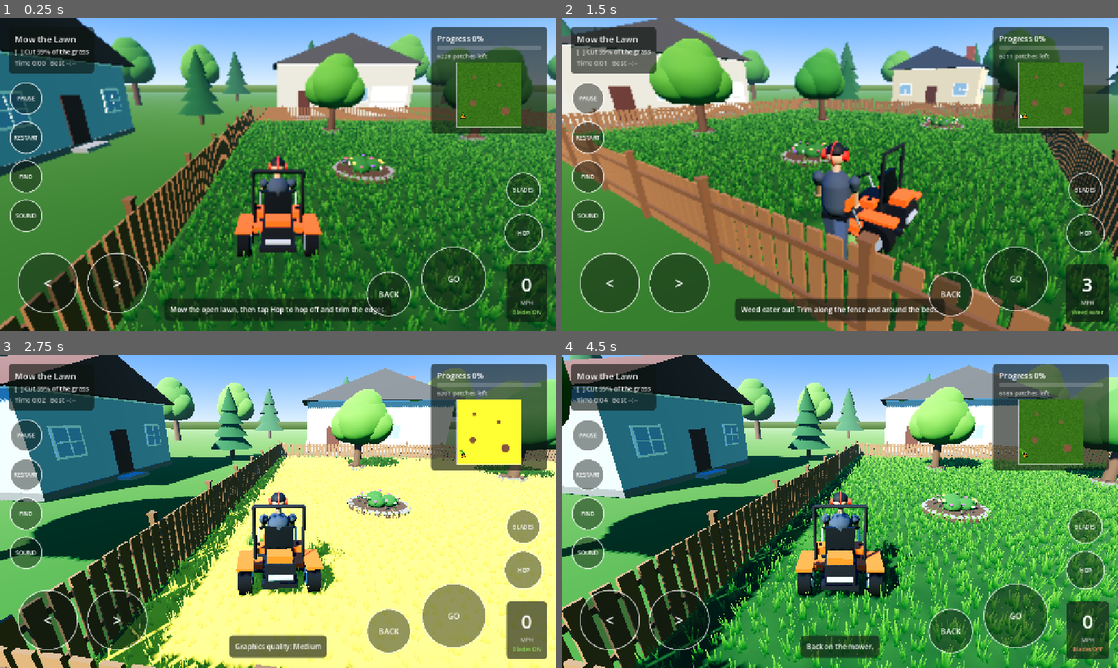
Above: before the commit, frames 1-4 (two rows, left to right).
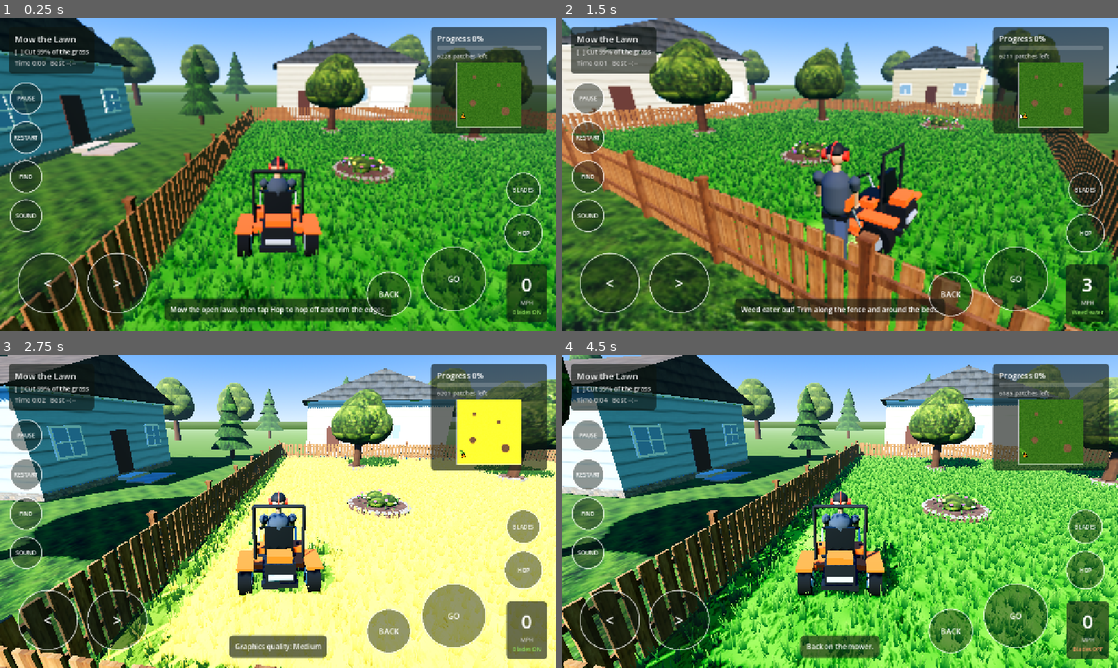
Above: after the commit, the same moments.

Repository: ElSpaniard97/lawn-wrangler
Game: Godot game, scene res://scenes/yard.tscn
The game is run twice, just before and just after one commit, with the same random seed, the same clock (stepped at 60 frames per second) and the same inputs.
Inputs (mouse positions are in pixels of both pictures, inside the frame that each line leads up to):
- Up to frame 1 (0.25 s): no input
- Up to frame 2 (1.5 s): move the mouse to (962, 158) at 0.52 s; hold D (steer_right) 0.53-1.28 s; hold H (highlight) 0.53-1.28 s; click (962, 158) at 0.67 s; tap Space (hop) at 0.77 s; move the mouse to (728, 190) at 1.27 s; hold S (reverse) from 1.28 s (still down); tap H (highlight) at 1.35 s
- Up to frame 3 (2.75 s): tap Space (hop) at 1.52 s; move the mouse to (333, 442) at 2.02 s; release S (reverse) at 2.03 s; hold D (steer_right) from 2.03 s (still down); hold Q (quality) from 2.03 s (still down); tap H (highlight) at 2.3 s
- Up to frame 4 (4.5 s): move the mouse to (812, 574) at 2.77 s; release D (steer_right) at 2.78 s; release Q (quality) at 2.78 s; hold W (accelerate) 2.78-3.53 s; tap B (toggle_blades) at 2.85 s; click (812, 574) at 2.92 s; tap Space (hop) at 3.02, 3.77 s; tap H (highlight) at 3.05, 4.35 s; move the mouse to (1006, 558) at 3.52 s; hold H (highlight) 3.53-4.28 s; hold A (steer_left) from 3.53 s (still down); move the mouse to (673, 464) at 4.27 s

The runs differ from the first frame. In frame 1, 30% of the frame differs, in the area x 0-100%, y 4-100%; in frame 2, 28%; in frame 3, 13%; in frame 4, 29%.

Commit message:
Phase 6 part 2: photo textures on the lawn and scenery
Cut seamless 256px tiles from Zeke's texture sheet and apply them with
world-space triplanar materials (Models.textured), so they work on baked
meshes: wood fence and bark, sided houses with shingled roofs, stone
foundations, chimneys, rings and edging, mulch beds, leafy trees, and a
paver patio and concrete driveway. A ground shader adds grass-photo detail
under the lawn's cell colours, keeping stripes and the highlight.

Textures are imported as lossy WebP with mipmaps (index.pck ~270 KB).
ASSET_LICENSES.md lists each texture; a test checks every texture the
game uses is a local JPEG that is listed there.

Co-Authored-By: Claude Opus 5.5 (1M context) <noreply@anthropic.com>
Claude-Session: https://claude.ai/code/session_01BNpf16DhLvn72P8e8Wsqpn

Diff:
--- a/godot/scripts/lawn_view.gd
+++ b/godot/scripts/lawn_view.gd
@@ -1,7 +1,7 @@
 class_name LawnView
 extends Node3D
 ## Draws the LawnGrid: a ground texture with one pixel per cell (tall, two
-## stripe shades, or mulch) and chunked MultiMesh grass clumps. Cutting a
+## stripe shades, or mulch), detailed with a grass photo, and chunked MultiMesh grass clumps. Cutting a
 ## cell drops its clump to short stubble. Chunks let the renderer cull what
 ## is off screen.
 
@@ -47,10 +47,10 @@
 		for x in grid.columns:
 			image.set_pixel(x, z, _color_for(x, z))
 	texture = ImageTexture.create_from_image(image)
-	var material := StandardMaterial3D.new()
-	material.albedo_texture = texture
-	material.roughness = 1.0
-	material.texture_filter = BaseMaterial3D.TEXTURE_FILTER_LINEAR
+	var material := ShaderMaterial.new()
+	material.shader = load("res://shaders/ground.gdshader")
+	material.set_shader_parameter("cells", texture)
+	material.set_shader_parameter("detail", load("res://textures/grass.jpg"))
 	var plane := PlaneMesh.new()
 	plane.size = Vector2(grid.columns, grid.rows) * grid.cell_size
 	plane.material = material
--- a/godot/scripts/models.gd
+++ b/godot/scripts/models.gd
@@ -1,7 +1,8 @@
 class_name Models
 ## Models built in code from Godot's primitive meshes: the landscaper, the
 ## weed eater and clippings, plus small helpers the mower and scenery use.
-## No outside model or texture files are loaded.
+## Scenery surfaces can use the photo textures in res://textures (listed in
+## ASSET_LICENSES.md); no outside model files are loaded.
 
 const SHIRT := Color(0.24, 0.27, 0.31)
 const PANTS := Color(0.26, 0.30, 0.38)
@@ -24,6 +25,27 @@
 	if transparent:
 		m.transparency = BaseMaterial3D.TRANSPARENCY_ALPHA
 		m.shading_mode = BaseMaterial3D.SHADING_MODE_UNSHADED
+	_materials[key] = m
+	return m
+
+
+## A photo-textured material. The texture is projected from world space
+## (triplanar), so it needs no UVs, survives `bake`, and keeps the same
+## real-world size on every part. `tile` is how many metres one copy of the
+## texture covers. `tint` multiplies the photo's own colours.
+static func textured(texture_name: String, tint := Color.WHITE, tile := 1.0, roughness := 0.9) -> StandardMaterial3D:
+	var key := "tex|%s|%s|%s|%s" % [texture_name, tint.to_html(), tile, roughness]
+	if _materials.has(key):
+		return _materials[key]
+	var m := StandardMaterial3D.new()
+	m.albedo_texture = load("res://textures/%s.jpg" % texture_name)
+	m.albedo_color = tint
+	m.roughness = roughness
+	m.uv1_triplanar = true
+	m.uv1_world_triplanar = true
+	m.uv1_triplanar_sharpness = 4.0
+	m.uv1_scale = Vector3.ONE / tile
+	m.texture_filter = BaseMaterial3D.TEXTURE_FILTER_LINEAR_WITH_MIPMAPS_ANISOTROPIC
 	_materials[key] = m
 	return m
 
--- a/godot/scripts/yard.gd
+++ b/godot/scripts/yard.gd
@@ -312,7 +312,7 @@
 	add_child(floor_body)
 	var outer := PlaneMesh.new()
 	outer.size = Vector2(200, 200)
-	outer.material = _material(Color(0.20, 0.36, 0.10), 1.0)
+	outer.material = Models.textured("grass", Color(0.62, 0.68, 0.55), 1.6, 1.0)
 	var outer_instance := MeshInstance3D.new()
 	outer_instance.mesh = outer
 	outer_instance.position = Vector3(YARD_SIZE / 2.0, -0.02, YARD_SIZE / 2.0)
@@ -320,8 +320,8 @@
 
 
 func _build_fence() -> void:
-	var wood := _material(Color(0.55, 0.38, 0.24), 0.9)
-	var post_wood := _material(Color(0.45, 0.31, 0.2), 0.9)
+	var wood := Models.textured("wood", Color.WHITE, 1.0)
+	var post_wood := Models.textured("wood", Color(0.78, 0.72, 0.68), 1.0)
 	var height := 1.2
 	var walls := [
 		[Vector3(YARD_SIZE / 2.0, 0, -0.1), Vector3(YARD_SIZE + 0.4, height, 0.2)],
@@ -374,10 +374,10 @@
 ## A round leafy tree, or a pine when `pine` is set. Trees inside the yard
 ## get a stone ring with mulch and a collider.
 func _build_tree(at: Vector3, scale_factor: float, collide: bool, pine := false) -> void:
-	var bark := _material(Color(0.36, 0.25, 0.17), 1.0)
+	var bark := Models.textured("wood", Color(0.5, 0.45, 0.42), 0.8, 1.0)
 	if pine:
 		Models.add_cylinder(scenery, 0.18 * scale_factor, 1.4 * scale_factor, at + Vector3(0, 0.7, 0) * scale_factor, bark)
-		var needles := _material(Color(0.12, 0.30, 0.15), 1.0)
+		var needles := Models.textured("leaves", Color(0.55, 0.8, 0.75), 1.2, 1.0)
 		for layer in 4:
 			var cone := CylinderMesh.new()
 			cone.top_radius = 0.0
@@ -395,7 +395,7 @@
 		trunk_mesh.material = bark
 		Models.add_mesh(scenery, trunk_mesh, at + Vector3(0, trunk_mesh.height / 2.0, 0))
 		var shade := 0.04 * roundf(sin(at.x * 1.7 + at.z)) # three shades, so trees share materials
-		var leaves := _material(Color(0.24 + shade, 0.48 + shade, 0.14), 1.0)
+		var leaves := Models.textured("leaves", Color(1.0 + shade, 1.0 + shade, 1.0), 1.5, 1.0)
 		for blob in [[Vector3(0, 3.0, 0), 1.5], [Vector3(0.8, 2.6, 0.3), 1.0], [Vector3(-0.7, 2.7, -0.4), 1.1], [Vector3(0.1, 3.7, 0.2), 1.0]]:
 			Models.add_sphere(scenery, blob[1] * scale_factor, at + blob[0] * scale_factor, leaves)
 	if collide:
@@ -403,7 +403,7 @@
 		ring.top_radius = RING_RADIUS
 		ring.bottom_radius = RING_RADIUS + 0.03
 		ring.height = 0.2
-		ring.material = _material(Color(0.42, 0.40, 0.38), 0.9)
+		ring.material = Models.textured("stone", Color.WHITE, 0.8)
 		var ring_instance := MeshInstance3D.new()
 		ring_instance.mesh = ring
 		ring_instance.position = at + Vector3(0, 0.1, 0)
@@ -412,7 +412,7 @@
 		mulch.top_radius = RING_RADIUS - 0.06
 		mulch.bottom_radius = RING_RADIUS - 0.06
 		mulch.height = 0.02
-		mulch.material = _material(Color(0.30, 0.20, 0.13), 1.0)
+		mulch.material = Models.textured("mulch", Color.WHITE, 0.8, 1.0)
 		var mulch_instance := MeshInstance3D.new()
 		mulch_instance.mesh = mulch
 		mulch_instance.position = at + Vector3(0, 0.205, 0)
@@ -433,7 +433,7 @@
 	soil.top_radius = radius
 	soil.bottom_radius = radius + 0.05
 	soil.height = 0.16
-	soil.material = _material(Color(0.30, 0.21, 0.14), 1.0)
+	soil.material = Models.textured("mulch", Color.WHITE, 0.8, 1.0)
 	var bed := MeshInstance3D.new()
 	bed.mesh = soil
 	bed.position = at + Vector3(0, 0.08, 0)
@@ -446,7 +446,7 @@
 	stone.height = 0.12
 	stone.radial_segments = 8
 	stone.rings = 4
-	stone.material = _material(Color(0.5, 0.48, 0.45), 0.9)
+	stone.material = Models.textured("stone", Color.WHITE, 0.5)
 	var stones := MultiMesh.new()
 	stones.transform_format = MultiMesh.TRANSFORM_3D
 	stones.mesh = stone
@@ -461,7 +461,7 @@
 	stone_instance.position = at
 	scenery.add_child(stone_instance)
 	# Shrubs in the middle, flowers on stems around them.
-	var leaf := _material(Color(0.18, 0.38, 0.14), 1.0)
+	var leaf := Models.textured("leaves", Color.WHITE, 0.6, 1.0)
 	var stem := _material(Color(0.2, 0.45, 0.15), 1.0)
 	var colors := [Color(0.85, 0.3, 0.5), Color(0.95, 0.8, 0.25), Color(0.92, 0.92, 0.96), Color(0.6, 0.35, 0.85)]
 	for i in 3:
@@ -504,29 +504,38 @@
 		_build_tree(spot, rng.randf_range(1.6, 2.4), false, rng.randf() < 0.35)
 
 
-## A house facing local +Z: walls, roof with overhang, chimney, windows,
-## a door with a step, and a garage door on the main house.
+## A house facing local +Z: sided walls on a stone foundation, a shingled
+## roof with overhang, stone chimney, windows, a door with a step and paver
+## patio, and a garage door and driveway on the main house.
 func _build_house(at: Vector3, size: Vector3, turn: float, wall_color: Color, roof_color: Color, garage: bool) -> void:
 	var house := Node3D.new()
 	house.position = at
 	house.rotation_degrees.y = turn
 	scenery.add_child(house)
-	var wall := _material(wall_color, 0.9)
+	# Photo siding and shingles, tinted towards each house's own colours.
+	# The photos average about 0.81 (siding) and 0.27 (shingles) in brightness.
+	var wall := Models.textured("siding_white", _tint(wall_color, 0.81), 2.0)
+	var stone := Models.textured("stone", Color.WHITE, 1.2)
 	var trim := _material(Color(0.95, 0.95, 0.93), 0.7)
 	var glass := Models.glow(Color(0.45, 0.6, 0.72), 0.25)
 	var front := size.z / 2.0
 	Models.add_box(house, size, Vector3(0, size.y / 2.0, 0), wall)
-	Models.add_box(house, Vector3(size.x + 0.1, 0.3, size.z + 0.1), Vector3(0, 0.15, 0), _material(Color(0.45, 0.44, 0.42), 0.9)) # foundation
+	Models.add_box(house, Vector3(size.x + 0.1, 0.3, size.z + 0.1), Vector3(0, 0.15, 0), stone) # foundation
 	var roof := PrismMesh.new()
 	roof.size = Vector3(size.x + 1.0, size.y * 0.5, size.z + 1.2)
-	roof.material = _material(roof_color, 0.8)
+	roof.material = Models.textured("shingles", _tint(roof_color, 0.27), 2.0, 0.85)
 	Models.add_mesh(house, roof, Vector3(0, size.y + size.y * 0.25, 0))
-	Models.add_box(house, Vector3(0.8, 2.0, 0.8), Vector3(size.x * 0.3, size.y + 1.4, -size.z * 0.15), _material(Color(0.55, 0.3, 0.25), 0.9)) # chimney
+	Models.add_box(house, Vector3(0.8, 2.0, 0.8), Vector3(size.x * 0.3, size.y + 1.4, -size.z * 0.15), stone) # chimney
 	Models.add_box(house, Vector3(size.x + 0.2, 0.15, size.z + 0.2), Vector3(0, size.y, 0), trim) # eave trim
 	# Door near one end, garage at the other, windows between.
 	var door_x := -size.x * 0.3 if garage else 0.0
 	Models.add_box(house, Vector3(1.1, 2.2, 0.08), Vector3(door_x, 1.1 + 0.3, front + 0.02), _material(Color(0.35, 0.18, 0.12), 0.7))
-	Models.add_box(house, Vector3(1.6, 0.2, 0.8), Vector3(door_x, 0.1, front + 0.4), _material(Color(0.55, 0.54, 0.52), 0.9)) # step
+	var concrete := Models.textured("concrete", Color.WHITE, 1.5)
+	Models.add_box(house, Vector3(1.6, 0.2, 0.8), Vector3(door_x, 0.1, front + 0.4), concrete) # step
+	# A paver patio past the step, and a concrete driveway at the garage.
+	Models.add_box(house, Vector3(2.4, 0.06, 1.4), Vector3(door_x, 0.03, front + 1.5), Models.textured("pavers", Color.WHITE, 1.5))
+	if garage:
+		Models.add_box(house, Vector3(3.8, 0.06, 2.3), Vector3(size.x * 0.33, 0.03, front + 1.15), concrete)
 	var windows: Array = [-size.x * 0.32, size.x * 0.32] if not garage else [-size.x * 0.08, size.x * 0.12]
 	if garage:
 		Models.add_box(house, Vector3(3.2, 2.5, 0.08), Vector3(size.x * 0.33, 1.25 + 0.3, front + 0.02), trim)
@@ -544,5 +553,10 @@
 		Models.add_box(house, Vector3(0.1, 1.1, 1.2), Vector3(side * (size.x / 2.0 + 0.03), 2.1, 0), glass)
 
 
+## The tint that turns a photo of average brightness `mean` into `color`.
+func _tint(color: Color, mean: float) -> Color:
+	return Color(minf(color.r / mean, 1.0), minf(color.g / mean, 1.0), minf(color.b / mean, 1.0))
+
+
 func _material(color: Color, roughness: float) -> StandardMaterial3D:
 	return Models.material(color, roughness)
--- /dev/null
+++ b/godot/shaders/ground.gdshader
@@ -0,0 +1,27 @@
+shader_type spatial;
+// The lawn's ground: the colour of each cell (tall, light or dark stripe,
+// highlighted, or mulch) from a one-pixel-per-cell texture, roughened by a
+// photo of grass tiled across the yard. Only the photo's brightness is
+// used, so the stripes and highlight keep their own colours.
+
+uniform sampler2D cells : source_color, filter_linear;
+uniform sampler2D detail : source_color, filter_linear_mipmap_anisotropic, repeat_enable;
+// Metres covered by one copy of the detail photo.
+uniform float tile = 1.6;
+// Average brightness of the photo, so it neither lightens nor darkens.
+uniform float detail_mean = 0.169;
+uniform float strength = 0.75;
+
+varying vec3 world_position;
+
+void vertex() {
+	world_position = (MODEL_MATRIX * vec4(VERTEX, 1.0)).xyz;
+}
+
+void fragment() {
+	vec3 base = texture(cells, UV).rgb;
+	float brightness = dot(texture(detail, world_position.xz / tile).rgb, vec3(0.2126, 0.7152, 0.0722));
+	ALBEDO = base * clamp(mix(1.0, brightness / detail_mean, strength), 0.3, 2.0);
+	ROUGHNESS = 1.0;
+	SPECULAR = 0.2;
+}
--- a/godot/tests/run_tests.gd
+++ b/godot/tests/run_tests.gd
@@ -31,6 +31,7 @@
 	await test_walk_animation_and_minimap()
 	await test_everything_is_built_in_code()
 	await test_static_models_are_baked()
+	await test_photo_textures_are_local_and_listed()
 	await test_quality_presets_and_saved_settings()
 	await test_touch_controls()
 	await test_lost_focus_pauses_with_pause_screen()
@@ -352,6 +353,32 @@
 			loaded.append(path)
 	check(surfaces > 50, "yard is dressed with models (%d surfaces)" % surfaces)
 	check(loaded.is_empty(), "no model files are loaded: %s" % [loaded])
+	await end_yard(yard)
+
+
+## Scenery photos come only from res://textures, are plain JPEG images, and
+## each one is credited in ASSET_LICENSES.md.
+func test_photo_textures_are_local_and_listed() -> void:
+	var yard := await new_yard()
+	var used := {}
+	for node in yard.find_children("*", "MeshInstance3D", true, false):
+		for surface in node.mesh.get_surface_count():
+			var mat = node.mesh.surface_get_material(surface)
+			if mat is StandardMaterial3D and mat.albedo_texture:
+				used[mat.albedo_texture.resource_path] = true
+	var ground: MeshInstance3D = yard.view.get_node("Ground")
+	var ground_material: ShaderMaterial = ground.mesh.material
+	check(ground_material.shader.resource_path == "res://shaders/ground.gdshader", "the lawn uses the ground shader")
+	used[ground_material.get_shader_parameter("detail").resource_path] = true
+	check(used.size() >= 8, "scenery uses the photo textures (%d)" % used.size())
+	var licenses := FileAccess.get_file_as_string(ProjectSettings.globalize_path("res://").path_join("../ASSET_LICENSES.md"))
+	for path: String in used:
+		check(path.begins_with("res://textures/") and path.ends_with(".jpg"), "texture %s is a local JPEG" % path)
+		check(licenses.contains(path.get_file()), "%s is listed in ASSET_LICENSES.md" % path.get_file())
+	for file in DirAccess.get_files_at("res://textures"):
+		check(file.ends_with(".jpg") or file.ends_with(".jpg.import"), "only images in textures/: %s" % file)
+		if file.ends_with(".jpg"):
+			check(used.has("res://textures/" + file), "%s is used" % file)
 	await end_yard(yard)
 
 
Not shown, added: godot/shaders/ground.gdshader.uid
Binary file added: godot/textures/concrete.jpg
Not shown, added: godot/textures/concrete.jpg.import
Binary file added: godot/textures/grass.jpg
Not shown, added: godot/textures/grass.jpg.import
Binary file added: godot/textures/leaves.jpg
Not shown, added: godot/textures/leaves.jpg.import
Binary file added: godot/textures/mulch.jpg
Not shown, added: godot/textures/mulch.jpg.import
Binary file added: godot/textures/pavers.jpg
Not shown, added: godot/textures/pavers.jpg.import
Binary file added: godot/textures/shingles.jpg
(and 12 more such lines)
